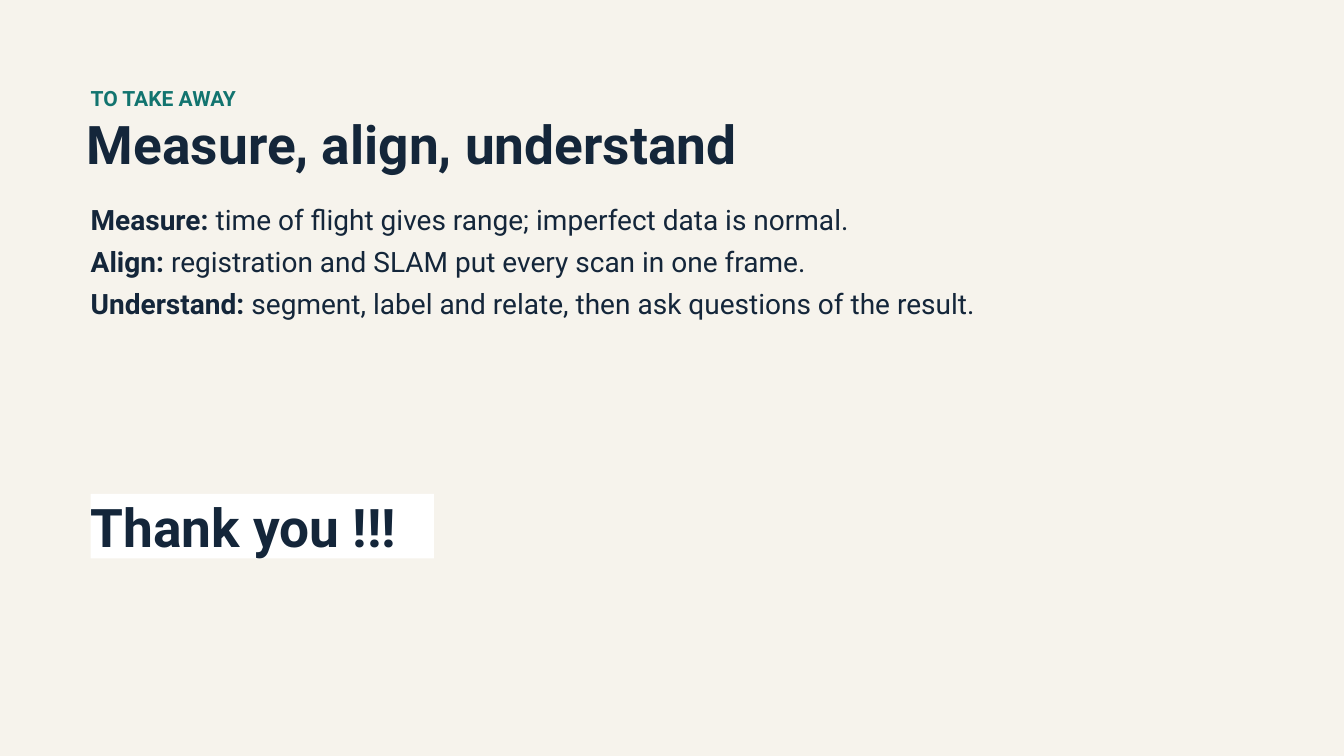
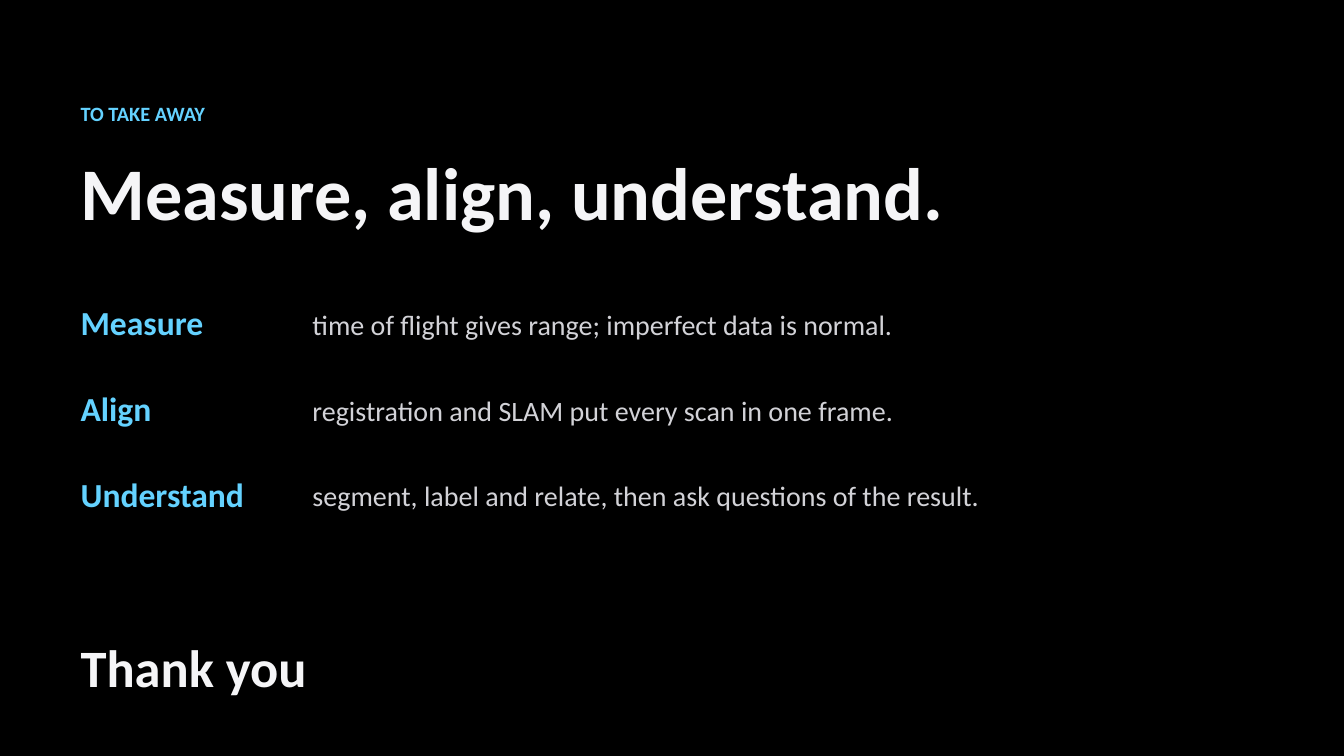
Before and after one commit to maninka123/lidar-learning-lab, a slide deck: slide 23 of presentation/LiDAR_Workshop_Slides.pptx. Drawn at 1344x756 pixels with LibreOffice and Linux fonts; fonts in the diff are those of the drawing. Boxes give left, top, right and bottom in pixels: in the first picture for what was removed or moved away, otherwise in the second. Text is boxed around its words. In the diff, an @@ line names an element or a change of style, - is before the commit and + after.

```diff
--- a/presentation/LiDAR_Workshop_Slides.pptx
+++ b/presentation/LiDAR_Workshop_Slides.pptx
@@ background #F6F3EC to #000000 @@
@@ text "TO TAKE AWAY": place and size @@
-text "TO TAKE AWAY" at box(91, 91, 236, 107)
+text "TO TAKE AWAY" at box(81, 107, 205, 121)
@@ text "TO TAKE AWAY" at box(81, 107, 205, 121): size 15 to 14.5 pt, font Roboto to Calibri, text colour #12746F to #64D2FF; less space between paragraphs @@
@@ text at box(81, 168, 943, 233): text changed; size 38 to 53 pt; font Roboto to Calibri; text colour #14263A to #F5F5F7 @@
-Measure, align, understand
+Measure, align, understand.
@@ text removed at box(91, 208, 974, 320) @@
-Measure: time of flight gives range; imperfect data is normal.
-Align: registration and SLAM put every scan in one frame.
-Understand: segment, label and relate, then ask questions of the result.
@@ text added at box(81, 313, 204, 336), 24 pt, text #64D2FF, bold @@
+Measure
@@ text added at box(312, 315, 892, 340), 20 pt, text #D2D2D7 @@
+time of flight gives range; imperfect data is normal.
@@ text added at box(81, 397, 152, 427), 24 pt, text #64D2FF, bold @@
+Align
@@ text added at box(312, 401, 893, 426), 20 pt, text #D2D2D7 @@
+registration and SLAM put every scan in one frame.
@@ text added at box(81, 483, 244, 508), 24 pt, text #64D2FF, bold @@
+Understand
@@ text added at box(312, 486, 979, 511), 20 pt, text #D2D2D7 @@
+segment, label and relate, then ask questions of the result.
@@ text at box(81, 650, 307, 696): text changed; size 38 to 37.5 pt; font Roboto to Calibri; text colour #14263A to #F5F5F7 @@
-Thank you !!!
+Thank you
@@ text "Thank you": place and size @@
-text "Thank you" at box(91, 494, 434, 559)
+text "Thank you" at box(81, 650, 307, 696)
@@ text "Thank you" at box(81, 650, 307, 696): fill #FFFFFF to none @@
```
Also in this commit, not shown: 22 other slides changed, 2 slides added, 2 slides removed.
